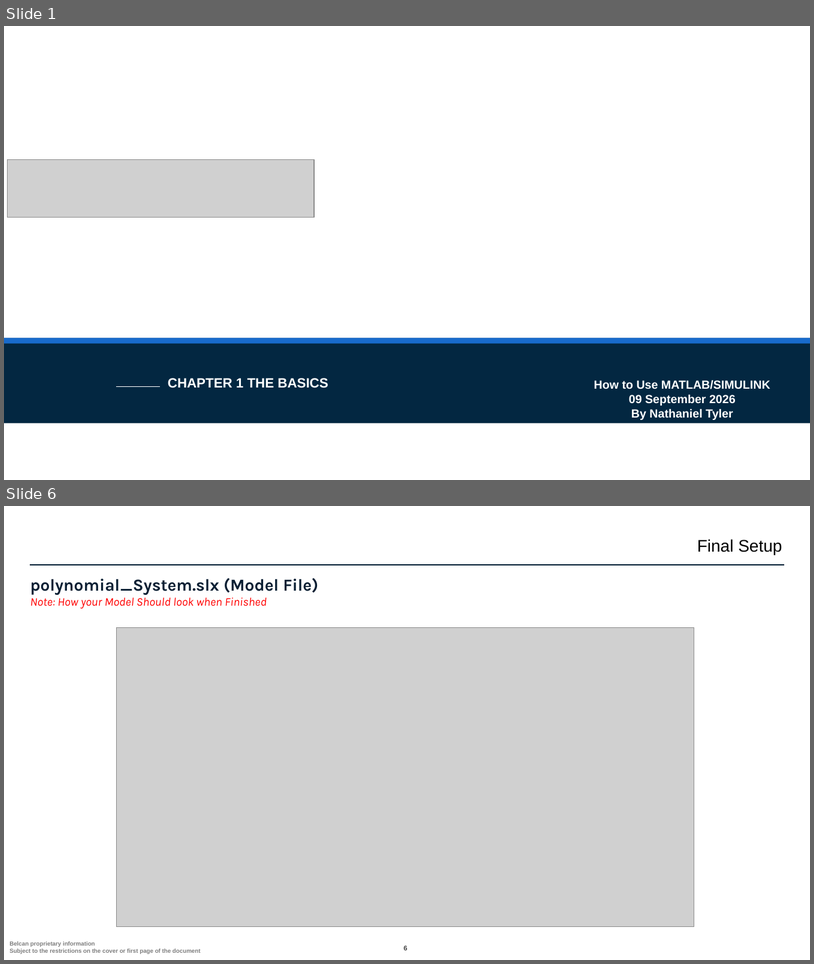
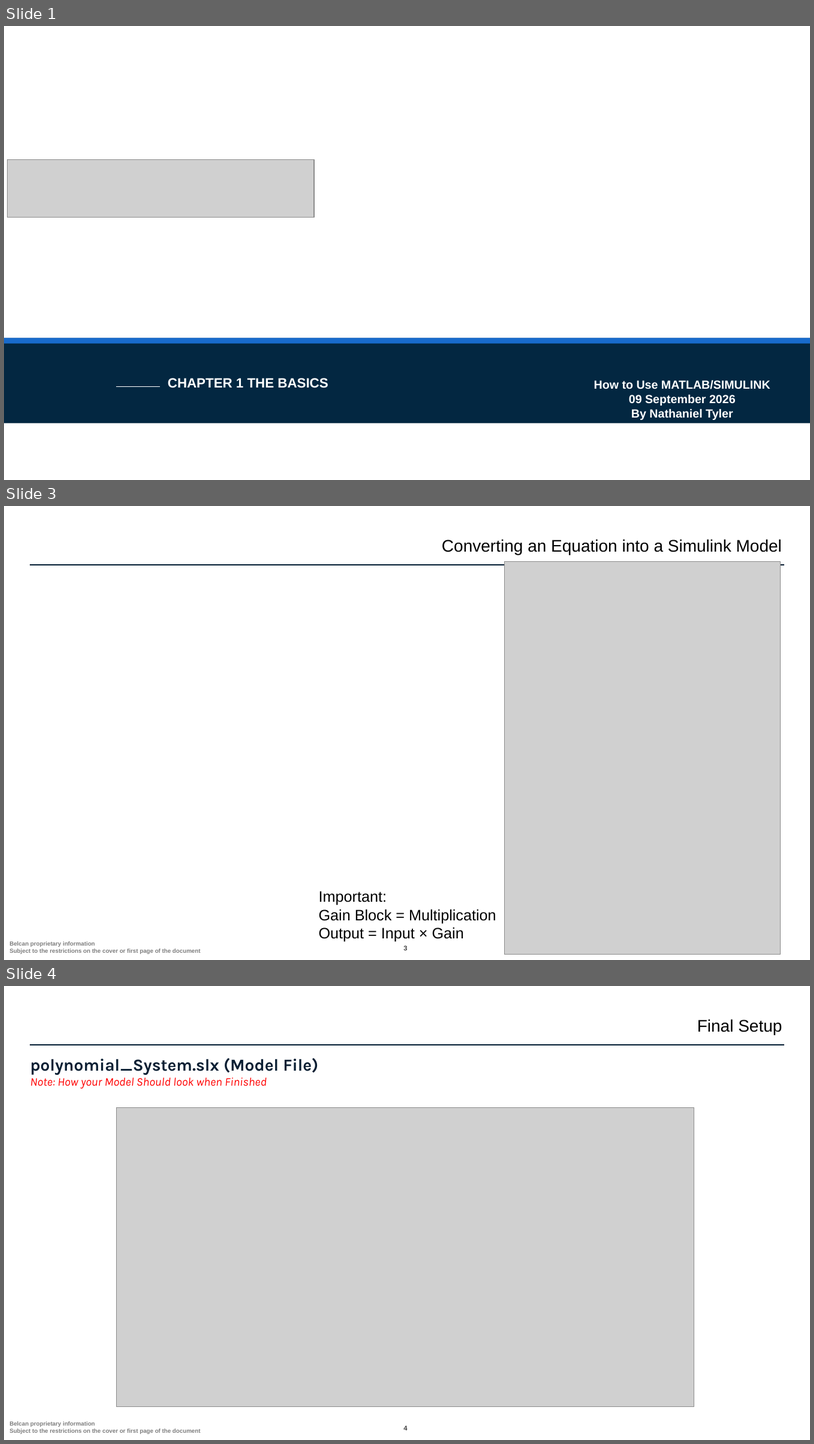
Before and after one commit to ntylerbelcan/aviation-controls-simulink-training-Belcan, a slide deck: ch02/01_polynomial_System/Chapter 2 01_polynomial_System.pptx. Shown one above the other, each under a label of ours: slides 1 and 6 before the commit, slides 1, 3 and 4 after it; the slides between them are not shown. The pictures are 814x964 and 814x1444 pixels, drawn with LibreOffice and Linux fonts; fonts in the diff are those of the drawing; grey boxes stand for pictures; background and template pictures are left out. Boxes give left, top, right and bottom in pixels: in the first picture for what was removed or moved away, otherwise in the second. Text is boxed around its words. In the diff, an @@ line names an element or a change of style, - is before the commit and + after.

```diff
--- a/ch02/01_polynomial_System/Chapter 2 01_polynomial_System.pptx
+++ b/ch02/01_polynomial_System/Chapter 2 01_polynomial_System.pptx
@@ slide 3 added at [4,506,810,960], background #FFFFFF; not listed: 3 template elements that a slide beside it also shows @@
@@ text added at [442,539,782,555], 20 pt, text #000000 @@
+Converting an Equation into a Simulink Model
@@ picture added at [505,562,782,954] @@
@@ text added at [319,891,497,942], 18 pt, text #000000 @@
+Important:
+Gain Block = Multiplication
+Output = Input × Gain
@@ what was slide 6 is now slide 4 @@
@@ page number at [404,1425,407,1430]: text changed @@
-6
+4
```
Also in this commit, not shown: 8 slides changed, 1 other slide added, 3 slides removed, 1 other file.
